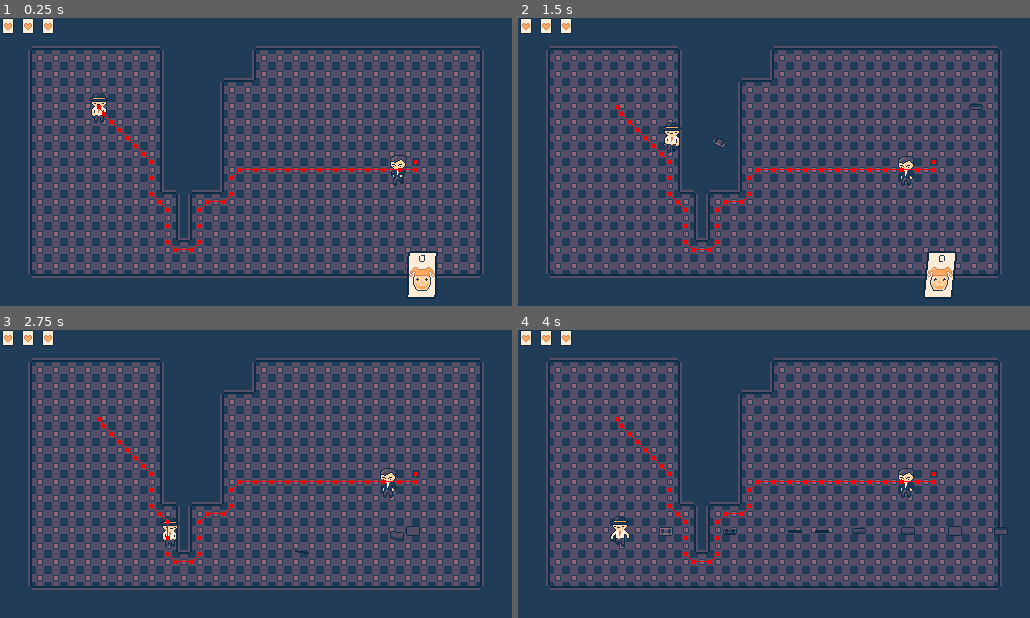
Above: before the commit, frames 1-4 (two rows, left to right).
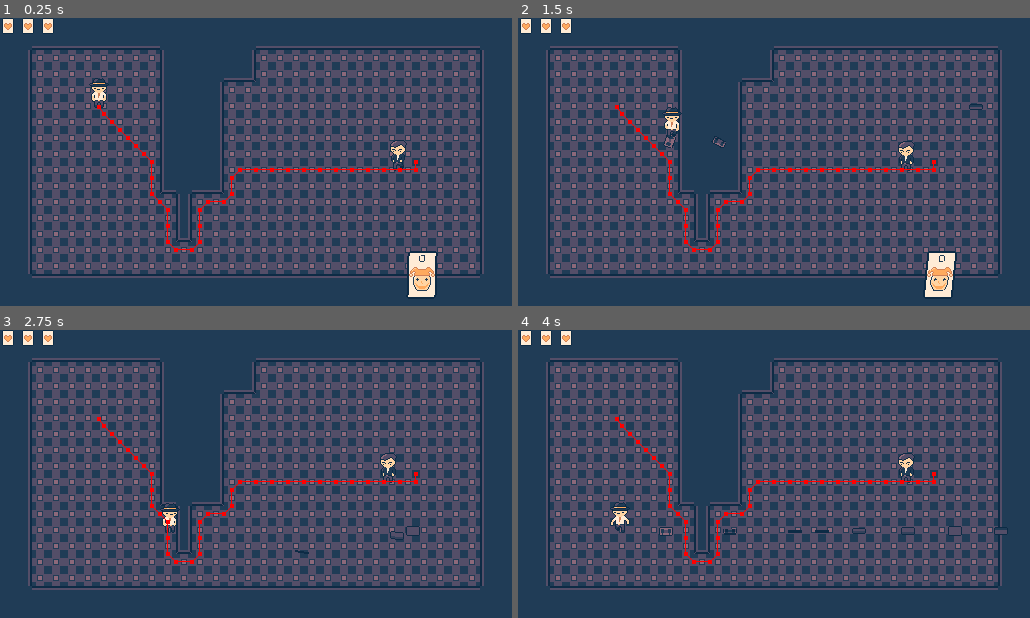
Above: after the commit, the same moments.

Repository: Inlufexer/Rogue-Tarot
Game: Godot game, scene res://scenes/levels/main.tscn
Two runs of this game, one before a commit and one after it. Both use one fixed random seed, a clock stepped at 60 frames per second and the inputs below.
Inputs (mouse positions are in pixels of both pictures, inside the frame that each line leads up to):
- Up to frame 1 (0.25 s): no input
- Up to frame 2 (1.5 s): tap Enter at 0.5 s; move the mouse to (886, 147) at 0.52 s; hold D (right) 0.53-1.28 s; click (886, 147) at 0.6 s; move the mouse to (671, 176) at 1.27 s; hold S (down) from 1.28 s (still down); tap E (tarot_ability) at 1.35 s
- Up to frame 3 (2.75 s): move the mouse to (307, 410) at 2.02 s; release S (down) at 2.03 s; hold D (right) from 2.03 s (still down); click (307, 410) at 2.1 s
- Up to frame 4 (4 s): move the mouse to (748, 531) at 2.77 s; release D (right) at 2.78 s; hold I (shoot_up) 2.78-3.53 s; tap E (tarot_ability) at 2.85 s; move the mouse to (927, 517) at 3.52 s; hold A (left) from 3.53 s (still down); click (927, 517) at 3.6 s

The runs differ from the first frame. In frame 1, 0.6% of the frame differs, in the area x 17-80%, y 20-59%; in frame 2, 0.6%, in the area x 28-78%, y 30-59%; in frame 3, 0.6%; in frame 4, 0.6%.

Commit message:
Enemy Pathfinding Patch 2
Enemies can now find the player when they are alongside a wall.

Bugs:
Enemies sometimes get stuck on corners.

Diff:
--- a/scenes/enemy.tscn
+++ b/scenes/enemy.tscn
@@ -936,8 +936,9 @@
 
 [node name="AnimatedSprite2D" type="AnimatedSprite2D" parent="."]
 texture_filter = 1
+position = Vector2(0, -14.5)
 sprite_frames = SubResource("SpriteFrames_vab5u")
-animation = &"walk_left"
+animation = &"punch_left"
 metadata/_aseprite_wizard_interface_config_ = {
 "pending_changes": {
 "source": "res://assets/enemies/mafia_goonie.aseprite"
@@ -964,13 +965,12 @@
 script = ExtResource("4_5uy6h")
 
 [node name="CollisionShape2D" type="CollisionShape2D" parent="."]
-position = Vector2(0, 14.5)
 shape = SubResource("RectangleShape2D_g2brh")
 
 [node name="HealthComponent" parent="." instance=ExtResource("3_5uy6h")]
 
 [node name="HurtboxComponent" parent="." node_paths=PackedStringArray("health_component") instance=ExtResource("4_c4w8v")]
-visible = false
+position = Vector2(0, -14.5)
 collision_layer = 1024
 collision_mask = 128
 health_component = NodePath("../HealthComponent")
@@ -980,6 +980,7 @@
 shape = SubResource("RectangleShape2D_xwavj")
 
 [node name="hitbox_area" type="Area2D" parent="."]
+position = Vector2(0, -14.5)
 collision_layer = 1024
 collision_mask = 16
 script = ExtResource("5_c4w8v")
--- a/scenes/fedora_guy.tscn
+++ b/scenes/fedora_guy.tscn
@@ -440,6 +440,7 @@
 
 [node name="AnimatedSprite2D" type="AnimatedSprite2D" parent="."]
 texture_filter = 1
+position = Vector2(0, -14.5)
 sprite_frames = SubResource("SpriteFrames_yce0t")
 animation = &"Walking Cycles"
 metadata/_aseprite_wizard_interface_config_ = {
@@ -464,8 +465,26 @@
 metadata/_aseprite_wizard_source_file_hash_ = "63a92d075a10d6cf28e9ecf433b053c7"
 
 [node name="CollisionShape2D" type="CollisionShape2D" parent="."]
-position = Vector2(0, 14.5)
 shape = SubResource("RectangleShape2D_4ixvr")
+
+[node name="HurtboxComponent" parent="." node_paths=PackedStringArray("health_component") instance=ExtResource("5_qpfff")]
+position = Vector2(0, -14.5)
+collision_layer = 16
+collision_mask = 1024
+health_component = NodePath("../HealthComponent")
+is_player = true
+
+[node name="hurtbox" type="CollisionShape2D" parent="HurtboxComponent"]
+position = Vector2(0, 3)
+shape = SubResource("RectangleShape2D_qpfff")
+
+[node name="TarotHandler" type="Node2D" parent="."]
+script = ExtResource("6_qpfff")
+
+[node name="ScentEmitter" type="Node2D" parent="."]
+script = ExtResource("7_scqqp")
+
+[node name="HealthComponent" parent="." instance=ExtResource("4_4ixvr")]
 
 [node name="Shooting_Handle" type="Node2D" parent="."]
 script = ExtResource("3_jaibh")
@@ -475,29 +494,11 @@
 one_shot = true
 ignore_time_scale = true
 
-[node name="HealthComponent" parent="." instance=ExtResource("4_4ixvr")]
-
-[node name="HurtboxComponent" parent="." node_paths=PackedStringArray("health_component") instance=ExtResource("5_qpfff")]
-collision_layer = 16
-collision_mask = 1024
-health_component = NodePath("../HealthComponent")
-is_player = true
-
-[node name="hurtbox" type="CollisionShape2D" parent="HurtboxComponent"]
-position = Vector2(0, 3)
-shape = SubResource("RectangleShape2D_qpfff")
-
-[node name="TarotHandler" type="Node" parent="."]
-script = ExtResource("6_qpfff")
-
 [node name="AnimationPlayer" type="AnimationPlayer" parent="."]
 libraries = {
 &"": SubResource("AnimationLibrary_scqqp")
 }
 script = ExtResource("2_nq7ct")
 
-[node name="ScentEmitter" type="Node2D" parent="."]
-script = ExtResource("7_scqqp")
-
 [connection signal="fool_used" from="TarotHandler" to="Shooting_Handle" method="_on_tarot_handler_fool_used"]
 [connection signal="magician_used" from="TarotHandler" to="Shooting_Handle" method="_on_tarot_handler_magician_used"]
--- a/scenes/levels/main.tscn
+++ b/scenes/levels/main.tscn
@@ -91,7 +91,7 @@
 sources/1 = SubResource("TileSetAtlasSource_ubwgw")
 
 [sub_resource type="NavigationPolygon" id="NavigationPolygon_b6bv0"]
-vertices = PackedVector2Array(502.172, 269.594, 49.4766, 269.594, 49.4766, 50.5703, 502.172, 50.5703)
+vertices = PackedVector2Array(507.172, 274.594, 44.4766, 274.594, 44.4766, 45.5703, 507.172, 45.5703)
 polygons = Array[PackedInt32Array]([PackedInt32Array(0, 1, 2, 3)])
 outlines = Array[PackedVector2Array]([PackedVector2Array(34.4779, 35.5737, 34.4779, 284.59, 517.168, 284.59, 517.168, 35.5737)])
 source_geometry_mode = 1
@@ -122,5 +122,5 @@
 [node name="playtime_ui" parent="Camera2D" instance=ExtResource("3_y0acb")]
 
 [node name="NavigationRegion2D" type="NavigationRegion2D" parent="."]
-scale = Vector2(0.928131, 0.89954)
+scale = Vector2(0.930484, 0.89954)
 navigation_polygon = SubResource("NavigationPolygon_b6bv0")
--- a/scripts/pathfinding/enemy.gd
+++ b/scripts/pathfinding/enemy.gd
@@ -21,7 +21,6 @@
 
 # nodes
 @onready var nav_agent: NavigationAgent2D = $NavAgent
-@onready var ray_to_player: RayCast2D = $RayToPlayer
 @onready var elapsed_time: float = 0.0
 
 var state: State = State.IDLE
